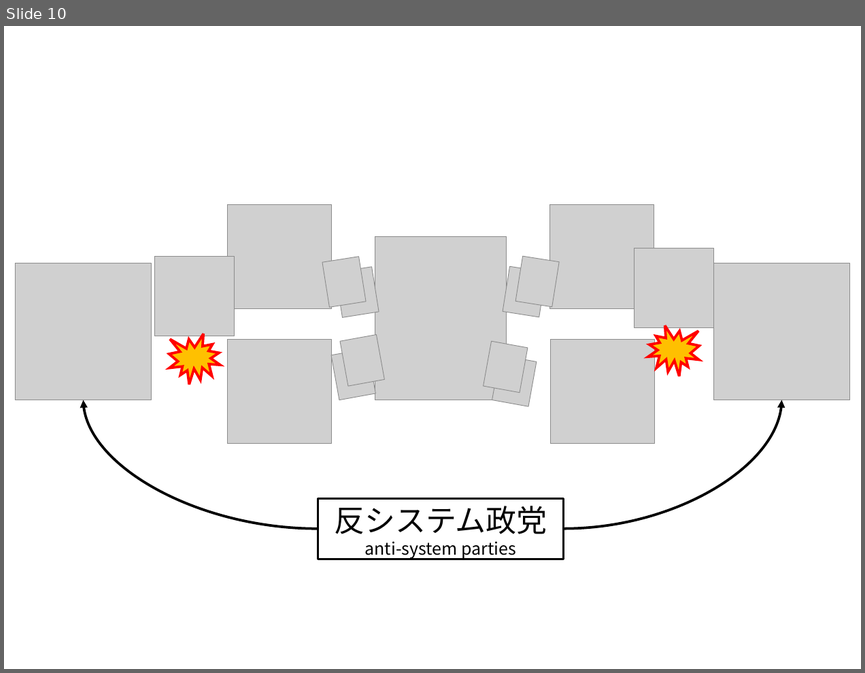
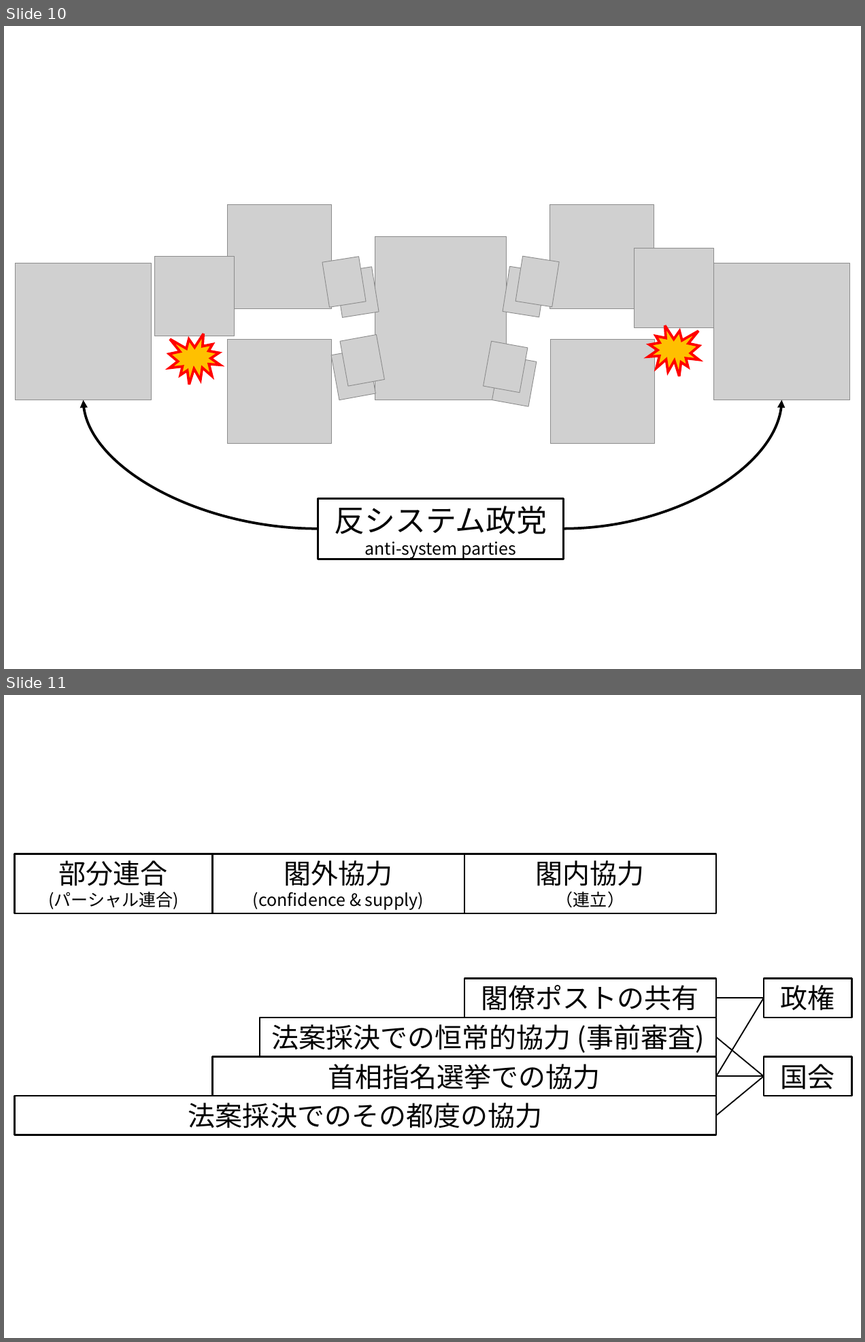
Before and after one commit to junpei-suzuki/PP-2026-Komazawa, a slide deck: figs/DIYfigures_pp.pptx. Shown one above the other, each under a label of ours: slide 10 before the commit, slides 10 and 11 after it. The pictures are 865x673 and 865x1342 pixels, drawn with LibreOffice and Linux fonts; fonts in the diff are those of the drawing; grey boxes stand for pictures. Boxes give left, top, right and bottom in pixels: in the first picture for what was removed or moved away, otherwise in the second. Text is boxed around its words. In the diff, an @@ line names an element or a change of style, - is before the commit and + after.

```diff
--- a/figs/DIYfigures_pp.pptx
+++ b/figs/DIYfigures_pp.pptx
@@ slide 11 added at (4,695,861,1338), background #FFFFFF @@
@@ group added at (14,853,851,1135): 9 rectangles, 5 lines @@
+閣内協力
+（連立）
+閣外協力
+(confidence & supply)
+部分連合
+(パーシャル連合)
+閣僚ポストの共有
+法案採決での恒常的協力 (事前審査)
+首相指名選挙での協力
+法案採決でのその都度の協力
+政権
+国会
```
Also in this commit, not shown: 3 other slides added, 24 other files.
